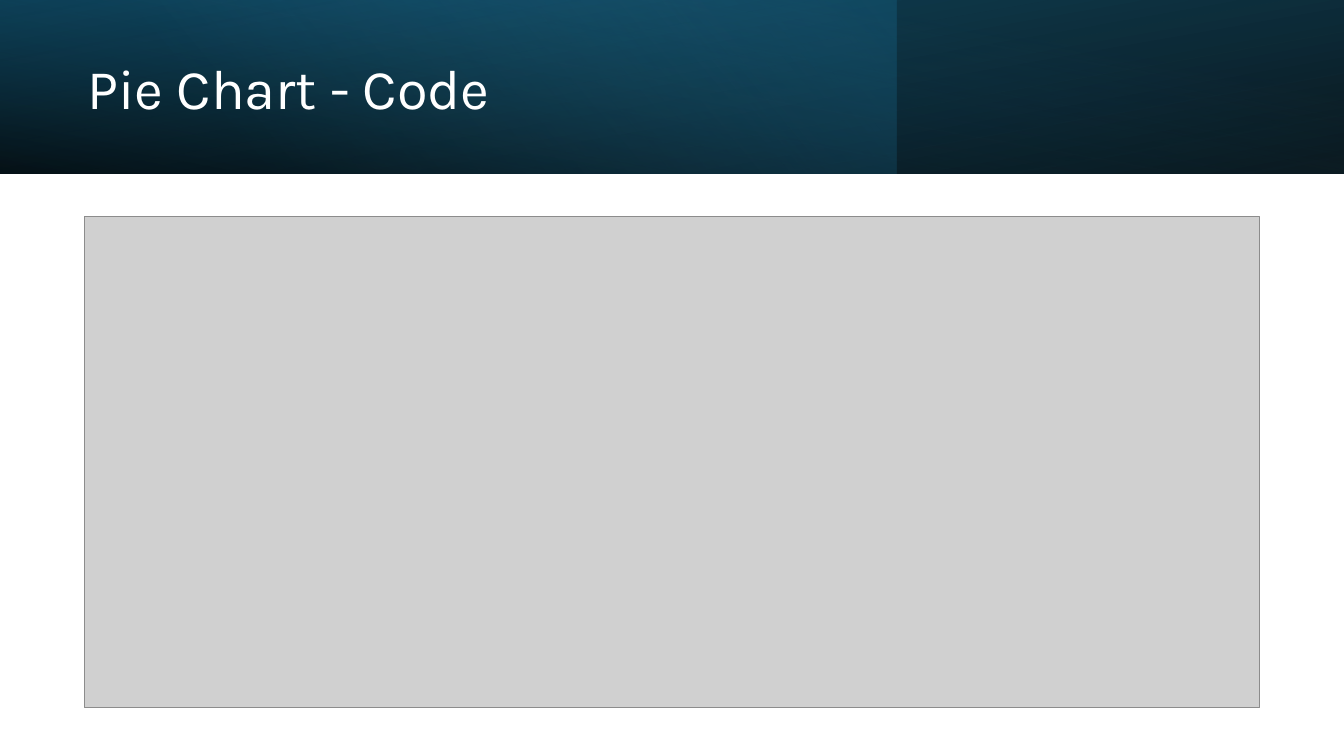
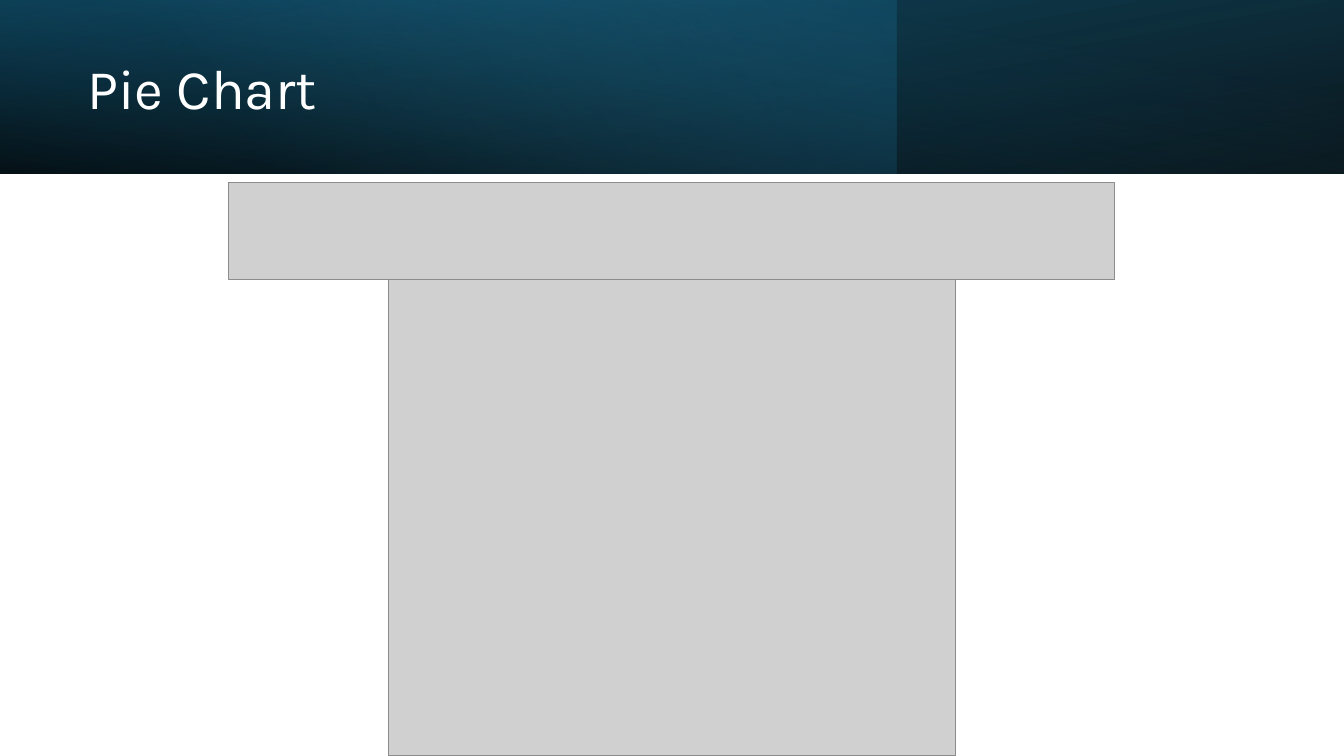
Before and after one commit to cbhutley/Lyft-Payment-Verification, a slide deck: slide 11 of Lyft Earnings Commitment Verification.pptx. Drawn at 1344x756 pixels with LibreOffice and Linux fonts; fonts in the diff are those of the drawing; grey boxes stand for pictures. Boxes give left, top, right and bottom in pixels: in the first picture for what was removed or moved away, otherwise in the second. Text is boxed around its words. In the diff, an @@ line names an element or a change of style, - is before the commit and + after.

```diff
--- a/Lyft Earnings Commitment Verification.pptx
+++ b/Lyft Earnings Commitment Verification.pptx
@@ title at [87, 70, 317, 110]: text changed @@
-Pie Chart - Code
+Pie Chart
@@ picture: place and size @@
-picture at [85, 217, 1260, 708]
+picture at [229, 182, 1115, 280]
@@ picture added at [388, 280, 956, 756] @@
```
Also in this commit, not shown: 5 other slides changed, 4 slides added, 1 slide removed.
